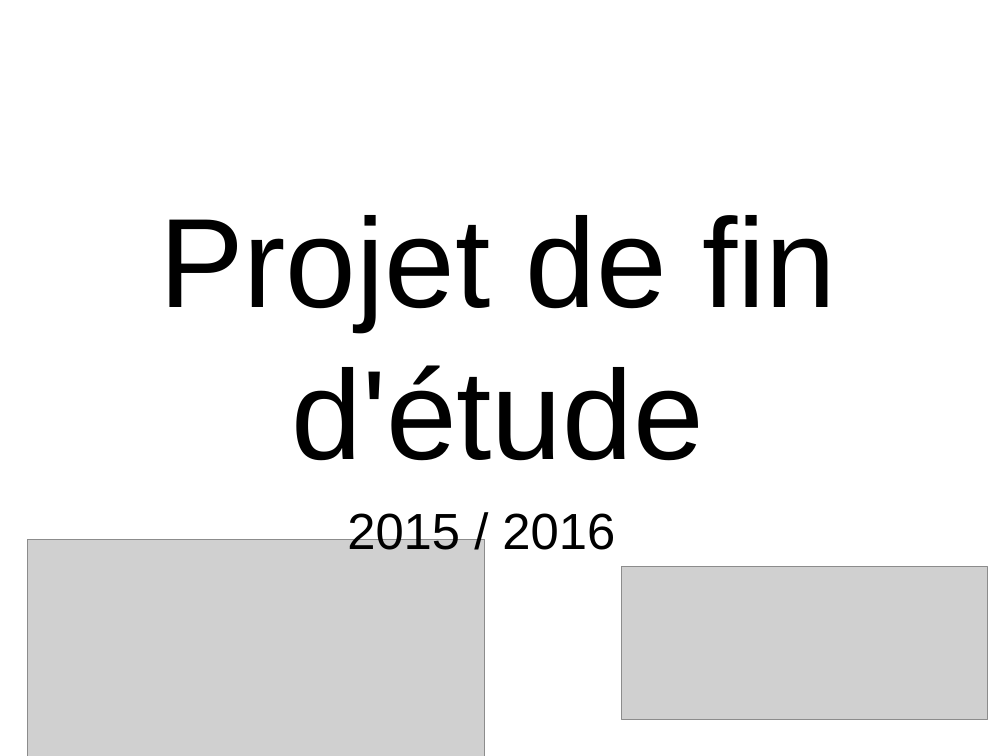
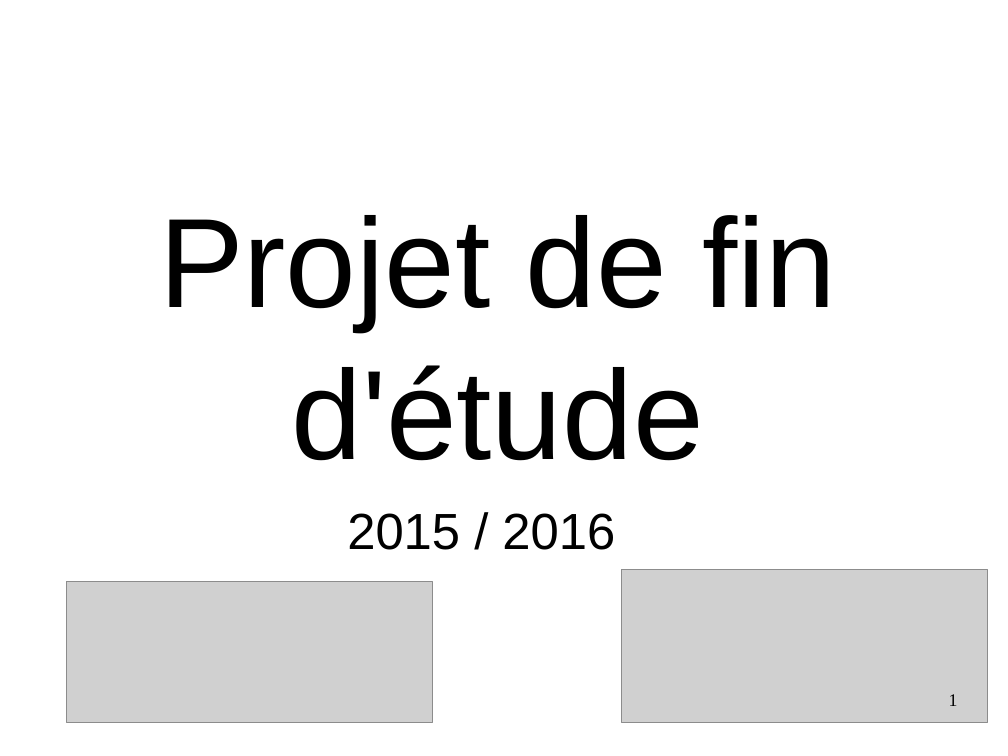
Before and after one commit to Tyboon/PFE, a slide deck: slide 1 of Presentation.odp. Drawn at 1008x756 pixels with LibreOffice and Linux fonts; fonts in the diff are those of the drawing; grey boxes stand for pictures; background and template pictures are left out. Boxes give left, top, right and bottom in pixels: in the first picture for what was removed or moved away, otherwise in the second. Text is boxed around its words. In the diff, an @@ line names an element or a change of style, - is before the commit and + after.

```diff
--- a/Presentation.odp
+++ b/Presentation.odp
@@ picture: place and size @@
-picture at <box>27,540,485,756</box>
+picture at <box>67,582,433,723</box>
@@ page number added at <box>949,694,958,706</box>, 14 pt, text #000000 @@
+1
```
Also in this commit, not shown: 15 other slides changed, 4 slides added, 3 slides removed, 1 other file.
